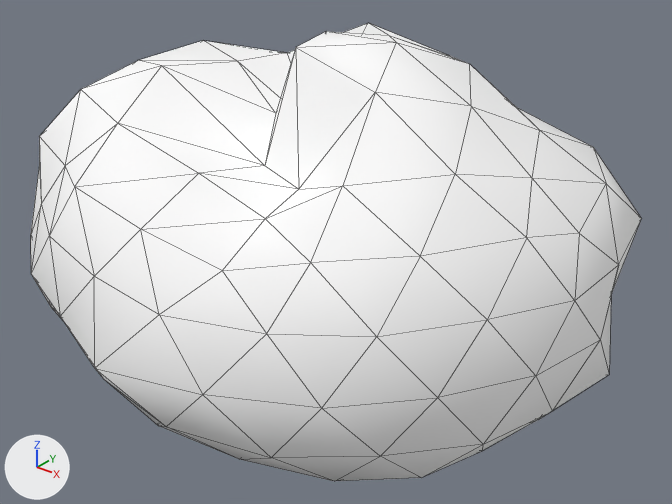
Before and after pictures for a commit that changed the glTF model assets/asteroids/asteroid_sml_00.glb.
One viewpoint serves both versions: a camera (50 mm lens) standing at (2.08, -2.54, 1.56) and looking at (0.05, -0.01, -0.01). The lights are fixed; the arrows at lower left show +X, +Y and +Z. The older version comes first. Mesh edges are drawn as thin lines. Vertices at exactly the same position are counted once.

The first picture shows 'asteroid_sml_00'.
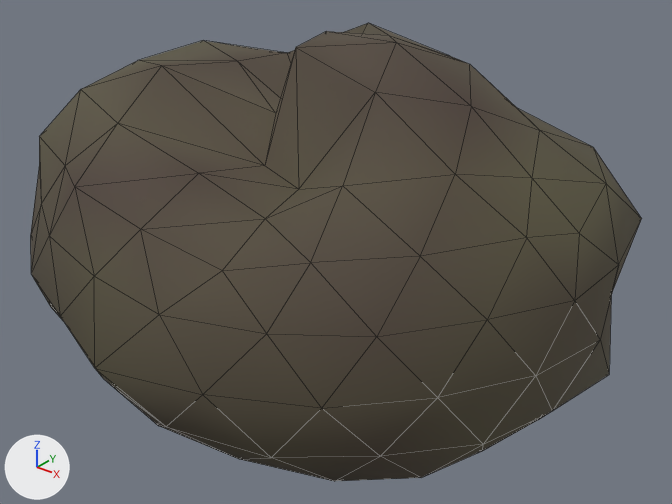
What changed in the scene script:
```text
Change mat_rock_asteroid_sml_00:
    where n0 = _N.new('ShaderNodeBsdfPrincipled'); n0.name = 'Principled BSDF'
    remove n0.inputs[0].default_value = (1.0, 1.0, 1.0, 1.0)  # 'Base Color', white #ffffff
    n0.inputs[1].default_value: 0.0446 -> 0.00982  # 'Metallic'
    n0.inputs[2].default_value: 0.906 -> 0.877  # 'Roughness'
    add n2 = _N.new('ShaderNodeVertexColor'); n2.name = 'Color Attribute'
    add _L.new(n2.outputs[0], n0.inputs[0])  # 'Color' to 'Base Color'
Change me_icosphere:
    where me_icosphere.from_pydata(...)  # 162 vertices, 320 faces; spans x -1.24..1.13, y -1.12..1.03, z -0.71..0.84
    used by ob_asteroid_sml_00; location = (0.0, 0.0, 0.0)
    me_icosphere part 1: vertex colours changed
```

Location of each change, (x1, y1, x2, y2) in pixels of the pictures (672 x 504 px):
'asteroid_sml_00', recoloured (darker): (31, 23, 642, 481) in both
